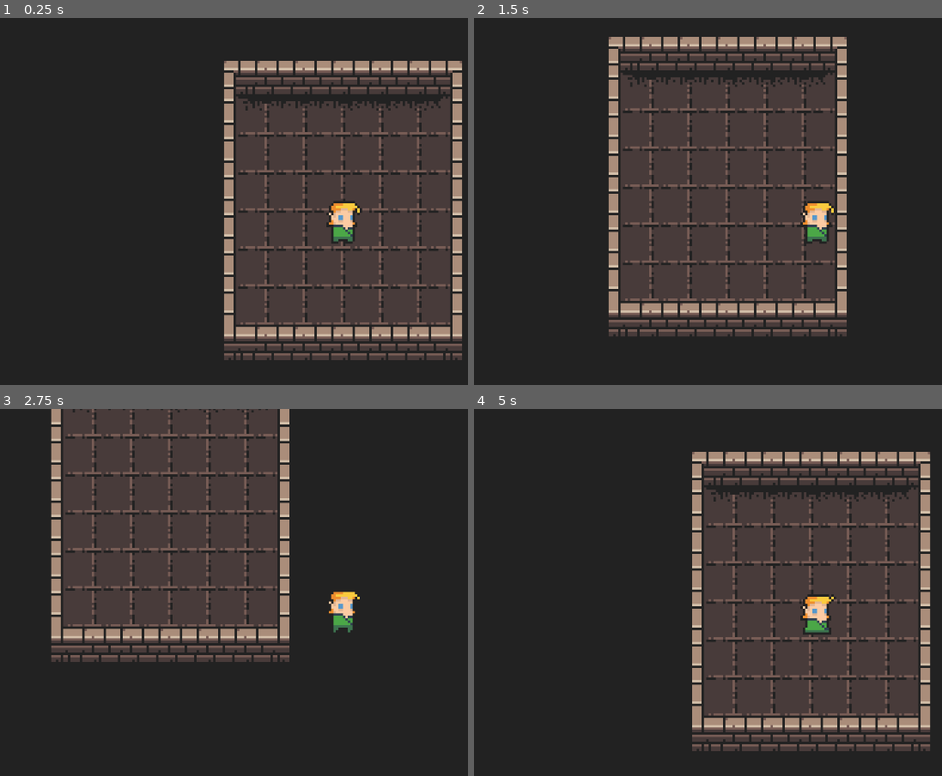
Above: before the commit, frames 1-4 (two rows, left to right).
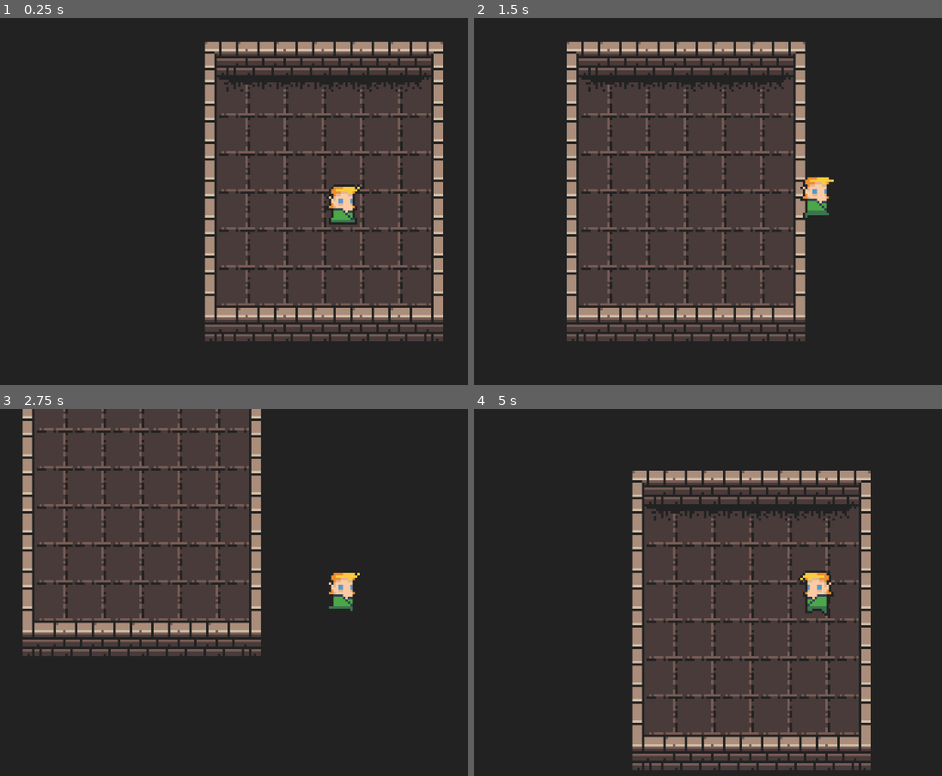
Above: after the commit, the same moments.

Repository: Shineaki/roguelite
Game: Godot game, scene res://Scenes/GameScenes/InitialScene.tscn
Same seed, same stepped clock (60 frames per second), same inputs: the game is played once before the commit and once after it.
Inputs:
- Up to frame 1 (0.25 s): no input
- Up to frame 2 (1.5 s): hold Right (ui_right) 0.53-1.28 s; hold Down (ui_down) from 1.28 s (still down)
- Up to frame 3 (2.75 s): release Down (ui_down) at 2.03 s; hold Right (ui_right) from 2.03 s (still down)
- Up to frame 4 (5 s): release Right (ui_right) at 2.78 s; hold Up (ui_up) 2.78-3.53 s; hold Left (ui_left) from 3.53 s (still down)

The runs differ from the first frame. In frame 1, 26% of the frame differs, in the area x 43-99%, y 6-94%; in frame 2, 28%; in frame 3, 21%; in frame 4, 35%, in the area x 33-98%, y 11-99%.

Commit message:
movement

Diff:
--- a/Scenes/Characters/Player.tscn
+++ b/Scenes/Characters/Player.tscn
@@ -1,13 +1,26 @@
-[gd_scene load_steps=8 format=3 uid="uid://bs6po5d12seqf"]
+[gd_scene load_steps=13 format=3 uid="uid://bs6po5d12seqf"]
 
 [ext_resource type="Texture2D" uid="uid://hu1rl6ihann7" path="res://Resources/Characters/Elf/elf_m_idle_anim_f0.png" id="1_7pt4t"]
 [ext_resource type="Script" uid="uid://b7en2jsa0p0qo" path="res://Scripts/Player.gd" id="1_7qdam"]
 [ext_resource type="Texture2D" uid="uid://c5i74s3br6cyd" path="res://Resources/Characters/Elf/elf_m_idle_anim_f1.png" id="2_7qdam"]
+[ext_resource type="Texture2D" uid="uid://bh6k1dp2n8m15" path="res://Resources/Characters/Elf/elf_m_hit_anim_f0.png" id="2_w6cdd"]
 [ext_resource type="Texture2D" uid="uid://du5a6vrmg0f5l" path="res://Resources/Characters/Elf/elf_m_idle_anim_f2.png" id="3_gc10f"]
 [ext_resource type="Texture2D" uid="uid://bc8h0fh5250p" path="res://Resources/Characters/Elf/elf_m_idle_anim_f3.png" id="4_qkgjm"]
+[ext_resource type="Texture2D" uid="uid://dp1lwdh62o8dd" path="res://Resources/Characters/Elf/elf_m_run_anim_f0.png" id="7_b4kmf"]
+[ext_resource type="Texture2D" uid="uid://c7iu06ndklglf" path="res://Resources/Characters/Elf/elf_m_run_anim_f1.png" id="8_shd1k"]
+[ext_resource type="Texture2D" uid="uid://bh54dvcns5frd" path="res://Resources/Characters/Elf/elf_m_run_anim_f2.png" id="9_5kd0c"]
+[ext_resource type="Texture2D" uid="uid://cdax5kuf0dtvw" path="res://Resources/Characters/Elf/elf_m_run_anim_f3.png" id="10_aal88"]
 
 [sub_resource type="SpriteFrames" id="SpriteFrames_w38he"]
 animations = [{
+"frames": [{
+"duration": 1.0,
+"texture": ExtResource("2_w6cdd")
+}],
+"loop": true,
+"name": &"hit",
+"speed": 10.0
+}, {
 "frames": [{
 "duration": 1.0,
 "texture": ExtResource("1_7pt4t")
@@ -22,18 +35,25 @@
 "texture": ExtResource("4_qkgjm")
 }],
 "loop": true,
-"name": &"hit",
+"name": &"idle",
 "speed": 10.0
 }, {
-"frames": [],
-"loop": true,
-"name": &"idle",
-"speed": 5.0
+"frames": [{
+"duration": 1.0,
+"texture": ExtResource("7_b4kmf")
 }, {
-"frames": [],
+"duration": 1.0,
+"texture": ExtResource("8_shd1k")
+}, {
+"duration": 1.0,
+"texture": ExtResource("9_5kd0c")
+}, {
+"duration": 1.0,
+"texture": ExtResource("10_aal88")
+}],
 "loop": true,
 "name": &"run",
-"speed": 5.0
+"speed": 10.0
 }]
 
 [sub_resource type="CapsuleShape2D" id="CapsuleShape2D_meglp"]
@@ -44,11 +64,11 @@
 script = ExtResource("1_7qdam")
 
 [node name="AnimatedSprite2D" type="AnimatedSprite2D" parent="."]
+position = Vector2(0, -8)
 sprite_frames = SubResource("SpriteFrames_w38he")
-animation = &"hit"
-autoplay = "hit"
-frame_progress = 0.508095
+animation = &"run"
+autoplay = "idle"
 
 [node name="CollisionShape2D" type="CollisionShape2D" parent="."]
-position = Vector2(0, 5)
+position = Vector2(0, -3)
 shape = SubResource("CapsuleShape2D_meglp")
--- a/Scenes/GameScenes/InitialScene.tscn
+++ b/Scenes/GameScenes/InitialScene.tscn
@@ -6,6 +6,7 @@
 [node name="InitialScene" type="Node2D"]
 
 [node name="Player" parent="." instance=ExtResource("1_xj2mw")]
+position = Vector2(8, 8)
 
 [node name="Camera2D" type="Camera2D" parent="Player"]
 zoom = Vector2(4, 4)
--- a/Scenes/Maps/BaseMap.tscn
+++ b/Scenes/Maps/BaseMap.tscn
@@ -57,11 +57,12 @@
 [node name="BaseMap" type="Node2D"]
 
 [node name="Walls" type="TileMapLayer" parent="."]
+z_index = -1
 position = Vector2(8, 0)
 tile_map_data = PackedByteArray("AAD8//z/AQABAAAAAAD8//3/AQAAAAEAAAD8//7/AQAAAAEAAAD8////AQAAAAEAAAD8/wAAAQAAAAEAAAD8/w …(336 unchanged characters)…
 tile_set = ExtResource("1_ee7eh")
 
 [node name="Floor" type="TileMapLayer" parent="."]
-z_index = -1
+z_index = -2
 tile_map_data = PackedByteArray("AAD9//3/AAADAAEAAAD+//3/AAAEAAEAAAD///3/AAAEAAEAAAAAAP3/AAAFAAEAAAABAP3/AAAFAAEAAAACAP …(496 unchanged characters)…
 tile_set = SubResource("TileSet_n08ve")
--- a/Scenes/Maps/GenMap1.tscn
+++ b/Scenes/Maps/GenMap1.tscn
@@ -8,9 +8,10 @@
 script = ExtResource("1_f0cro")
 
 [node name="Walls" type="TileMapLayer" parent="."]
+z_index = -1
 position = Vector2(8, 0)
 tile_set = ExtResource("2_f0cro")
 
 [node name="Floor" type="TileMapLayer" parent="."]
-z_index = -1
+z_index = -2
 tile_set = ExtResource("3_wquu1")
--- a/Scripts/Player.gd
+++ b/Scripts/Player.gd
@@ -2,8 +2,44 @@
 
 
 const SPEED = 50.0
+var Target_Position = Vector2(0, 0)
+var Currently_Moving = false
+var Facing_Left = false
 
 func _physics_process(delta: float) -> void:
-	var input_velocity = Input.get_vector("ui_left", "ui_right", "ui_up", "ui_down")
-	velocity = input_velocity * SPEED
+	#var input_velocity = Input.get_vector("ui_left", "ui_right", "ui_up", "ui_down")
+	var input_velocity = Vector2(0, 0)
+
+	if position.distance_to(Target_Position) < 1.0 and Currently_Moving:
+		# Snap to position
+		position = Target_Position
+		Currently_Moving = false
+		return
+	else:
+		velocity = Vector2(0, 0)
+
+	if Currently_Moving:
+		velocity = position.direction_to(Target_Position) * SPEED
+		print(position.distance_to(Target_Position))
+		$AnimatedSprite2D.play("run")
+	else:
+		var horizontal = Input.get_axis("ui_left", "ui_right")
+		if horizontal:
+			Target_Position = horizontal * Vector2(16, 0) + position
+			Currently_Moving = true
+			velocity = position.direction_to(Target_Position) * SPEED
+			$AnimatedSprite2D.flip_h = velocity.x < 0.0
+			$AnimatedSprite2D.play("run")
+		else:
+			var vertical = Input.get_axis("ui_up", "ui_down")
+			if vertical:
+				Target_Position = vertical * Vector2(0, 16) + position
+				Currently_Moving = true
+				velocity = position.direction_to(Target_Position) * SPEED
+				$AnimatedSprite2D.play("run")
+			else:
+				velocity = Vector2(0, 0)
+				Currently_Moving = false
+				$AnimatedSprite2D.play("idle")
+
 	move_and_slide()
